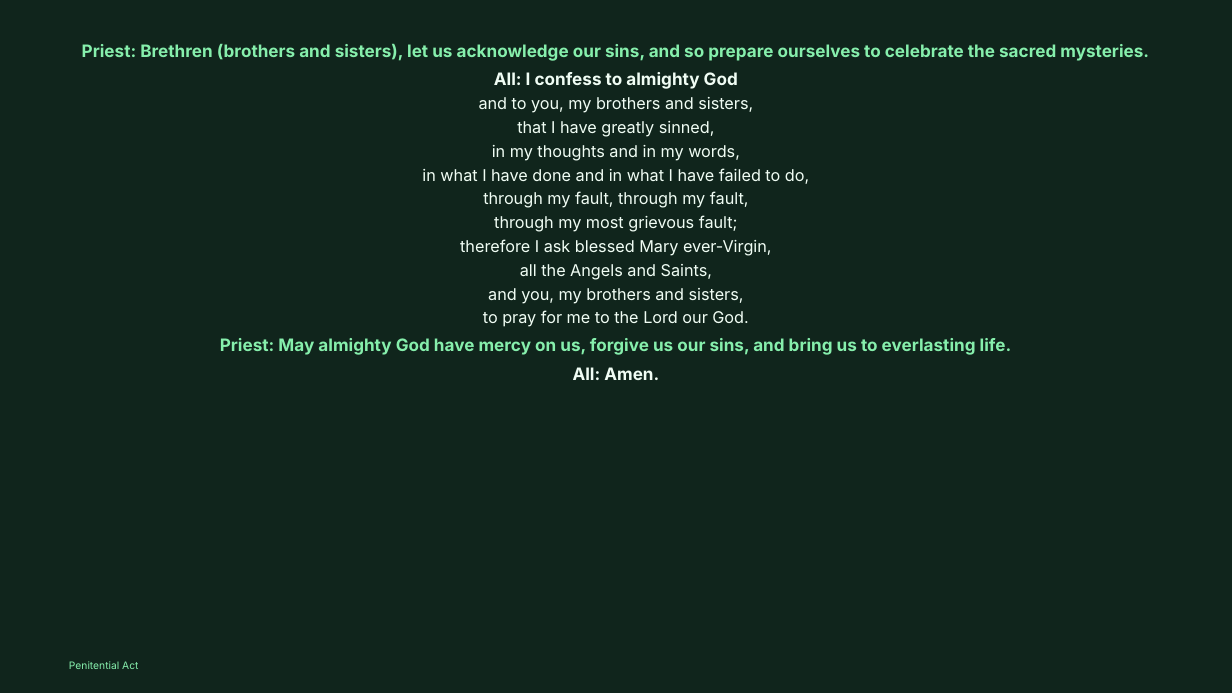
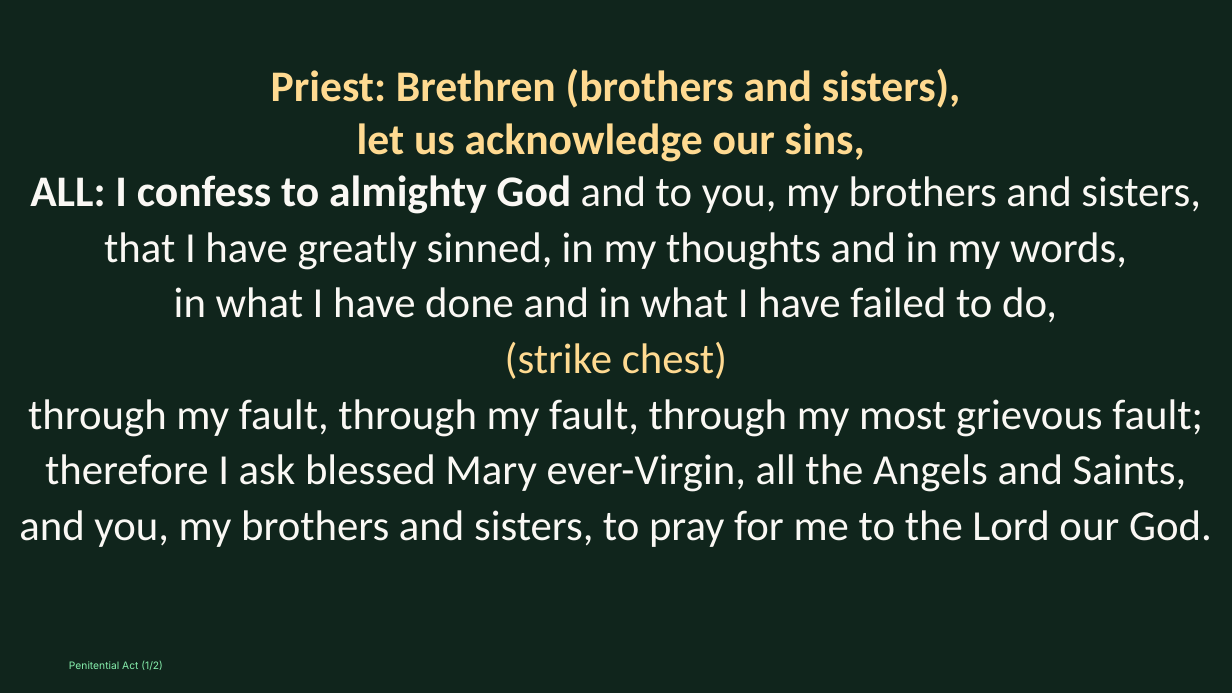
Before and after one commit to divinogabriel9/verbum, a slide deck: slide 11 of outputs/GFCC31May2026_OrdinaryTime.pptx (slide 10 before the commit). Drawn at 1232x693 pixels with LibreOffice and Linux fonts; fonts in the diff are those of the drawing. Boxes give left, top, right and bottom in pixels: in the first picture for what was removed or moved away, otherwise in the second. Text is boxed around its words. In the diff, an @@ line names an element or a change of style, - is before the commit and + after.

```diff
--- a/outputs/GFCC31May2026_OrdinaryTime.pptx
+++ b/outputs/GFCC31May2026_OrdinaryTime.pptx
@@ text "Priest: Brethren (brothers and sisters)," moved from (x1=82, y1=43, x2=1149, y2=380) to (x1=19, y1=69, x2=1212, y2=547) @@
@@ text at (x1=30, y1=69, x2=1200, y2=270): text changed; size 20 to 51 pt; font Inter to Calibri; text colour #86EFAC to #FAF8F4 @@
-Priest: Brethren (brothers and sisters), let us acknowledge our sins, and so prepare ourselves to celebrate the sacred mysteries.
-All: I confess to almighty God
-and to you, my brothers and sisters,
-that I have greatly sinned,
-in my thoughts and in my words,
+Priest: Brethren (brothers and sisters),
+let us acknowledge our sins,
+ALL: I confess to almighty God and to you, my brothers and sisters,
+that I have greatly sinned, in my thoughts and in my words,
@@ text at (x1=174, y1=287, x2=1057, y2=323): size 19 to 50 pt, font Inter to Calibri, text colour #F0FDF4 to #FAF8F4 in "in what I have done and in ..." @@
@@ text at (x1=19, y1=342, x2=1212, y2=547): text changed; size 19 to 50 pt; font Inter to Calibri; text colour #F0FDF4 to #FAF8F4 @@
-through my fault, through my fault,
-through my most grievous fault;
-therefore I ask blessed Mary ever-Virgin,
-all the Angels and Saints,
-and you, my brothers and sisters,
-to pray for me to the Lord our God.
-Priest: May almighty God have mercy on us, forgive us our sins, and bring us to everlasting life.
-All: Amen.
+(strike chest)
+through my fault, through my fault, through my most grievous fault;
+therefore I ask blessed Mary ever-Virgin, all the Angels and Saints,
+and you, my brothers and sisters, to pray for me to the Lord our God.
@@ text at (x1=69, y1=661, x2=163, y2=670): text changed @@
-Penitential Act
+Penitential Act (1/2)
```
Also in this commit, not shown: 27 other slides changed, 19 slides added, 5 slides removed, 21 other files.
